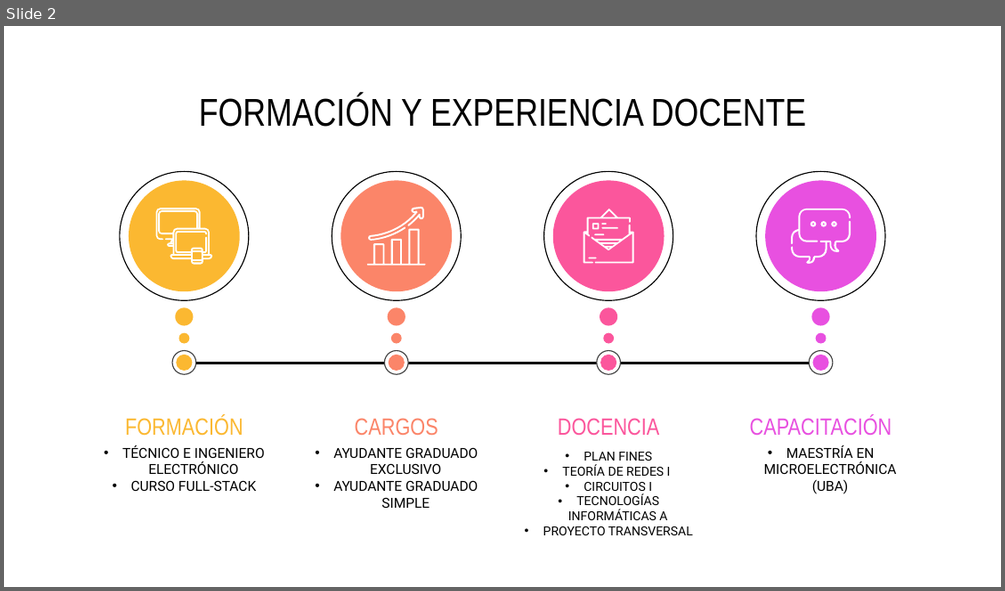
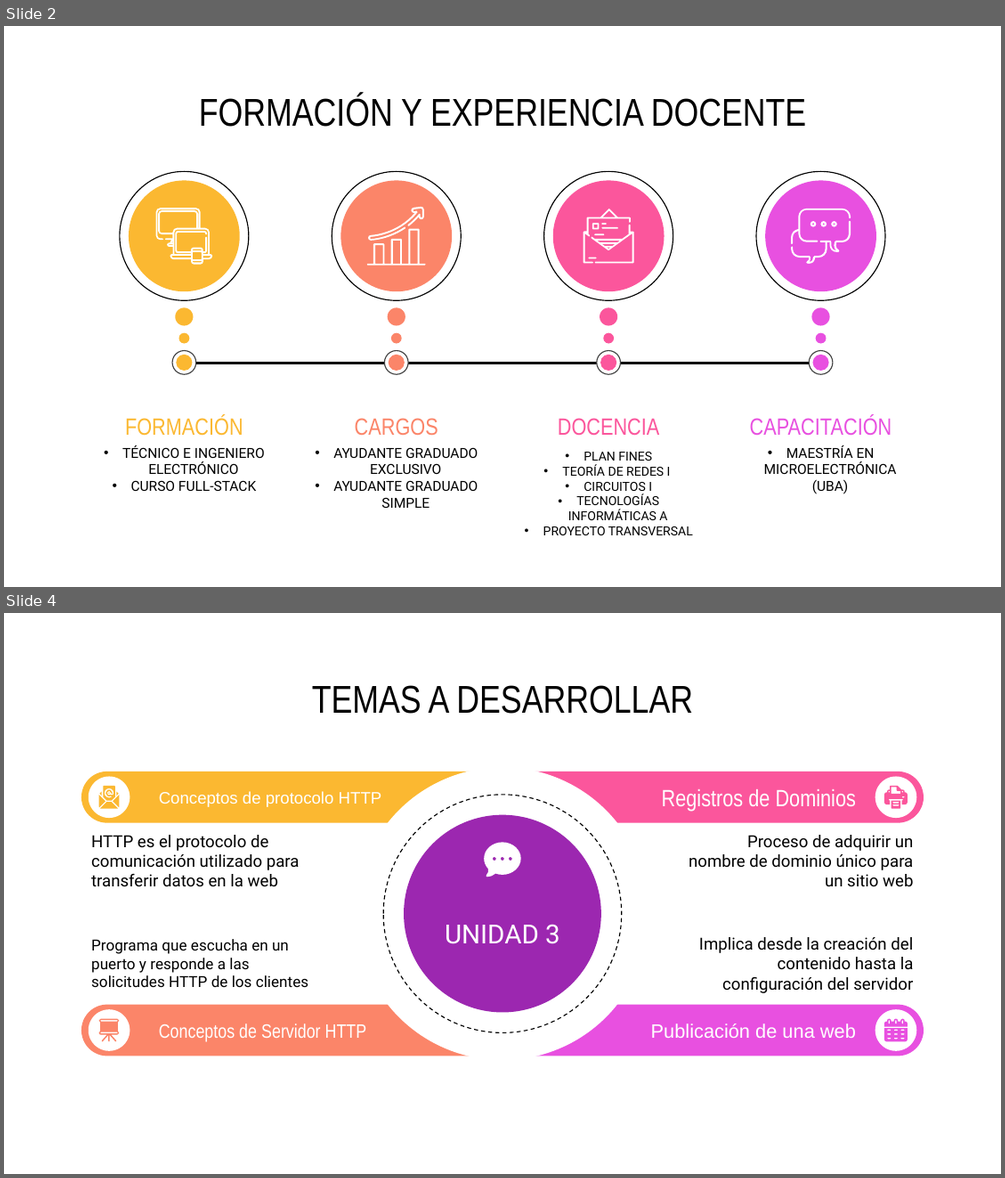
Before and after one commit to marianomorel/maestria-repo, a slide deck: Concurso - TIA - Regular/INFOGRAFIA - CONCURSO - MARIANO MOREL.pptx. Shown one above the other, each under a label of ours: slide 2 before the commit, slides 2 and 4 after it; the slides between them are not shown. The pictures are 1005x591 and 1005x1178 pixels, drawn with LibreOffice and Linux fonts; fonts in the diff are those of the drawing. Boxes give left, top, right and bottom in pixels: in the first picture for what was removed or moved away, otherwise in the second. Text is boxed around its words. In the diff, an @@ line names an element or a change of style, - is before the commit and + after.

```diff
--- a/Concurso - TIA - Regular/INFOGRAFIA - CONCURSO - MARIANO MOREL.pptx
+++ b/Concurso - TIA - Regular/INFOGRAFIA - CONCURSO - MARIANO MOREL.pptx
@@ slide 4 added at (x1=4, y1=613, x2=1001, y2=1174), background #FFFFFF @@
@@ title added at (x1=312, y1=685, x2=693, y2=714), 28 pt, text #000000 @@
+TEMAS A DESARROLLAR
@@ rounded rectangle added at (x1=81, y1=771, x2=502, y2=823), fill #FBB831, 12 pt, text #FFFFFF @@
+Conceptos de protocolo HTTP
@@ ellipse added at (x1=356, y1=768, x2=649, y2=1061), fill #FFFFFF @@
@@ rounded rectangle added at (x1=502, y1=771, x2=923, y2=823), fill #FB569C, 17 pt, text #FFFFFF @@
+Registros de Dominios
@@ ellipse added at (x1=89, y1=777, x2=130, y2=819), fill #FFFFFF @@
@@ group added at (x1=98, y1=786, x2=119, y2=809): 7 freeform shapes @@
@@ ellipse added at (x1=384, y1=795, x2=622, y2=1033), outline #000000 0.75 pt dashed @@
@@ ellipse added at (x1=875, y1=777, x2=917, y2=819), fill #FFFFFF @@
@@ freeform shape added at (x1=884, y1=786, x2=907, y2=804), fill #FB569C @@
@@ ellipse added at (x1=404, y1=814, x2=601, y2=1012), fill #9C27B0, 19 pt, text #FFFFFF @@
+UNIDAD 3
@@ freeform shape added at (x1=891, y1=801, x2=900, y2=809), fill #FB569C @@
@@ text added at (x1=91, y1=835, x2=299, y2=887), 12 pt, text #000000 @@
+HTTP es el protocolo de comunicación utilizado para transferir datos en la web
@@ freeform shape added at (x1=484, y1=843, x2=520, y2=877), fill #FFFFFF @@
@@ text added at (x1=688, y1=835, x2=914, y2=886), 12 pt, text #000000 @@
+Proceso de adquirir un nombre de dominio único para un sitio web
@@ text added at (x1=91, y1=939, x2=308, y2=987), 11 pt, text #000000 @@
+Programa que escucha en un puerto y responde a las solicitudes HTTP de los clientes
@@ text added at (x1=699, y1=937, x2=914, y2=993), 12 pt, text #000000 @@
+Implica desde la creación del contenido hasta la configuración del servidor
@@ rounded rectangle added at (x1=81, y1=1005, x2=502, y2=1056), fill #FB8569, 14 pt, text #FFFFFF @@
+Conceptos de Servidor HTTP
@@ ellipse added at (x1=89, y1=1010, x2=130, y2=1052), fill #FFFFFF @@
@@ rounded rectangle added at (x1=502, y1=1005, x2=923, y2=1056), fill #E850E0, 14 pt, text #FFFFFF @@
+Publicación de una web
@@ ellipse added at (x1=875, y1=1010, x2=917, y2=1052), fill #FFFFFF @@
@@ freeform shape added at (x1=98, y1=1019, x2=120, y2=1042), fill #FB8569 @@
@@ freeform shape added at (x1=884, y1=1028, x2=907, y2=1042), fill #E850E0 @@
@@ freeform shape added at (x1=884, y1=1019, x2=907, y2=1027), fill #E850E0 @@
```
Also in this commit, not shown: 3 slides changed, 13 other slides added, 8 slides removed, 4 other files.
